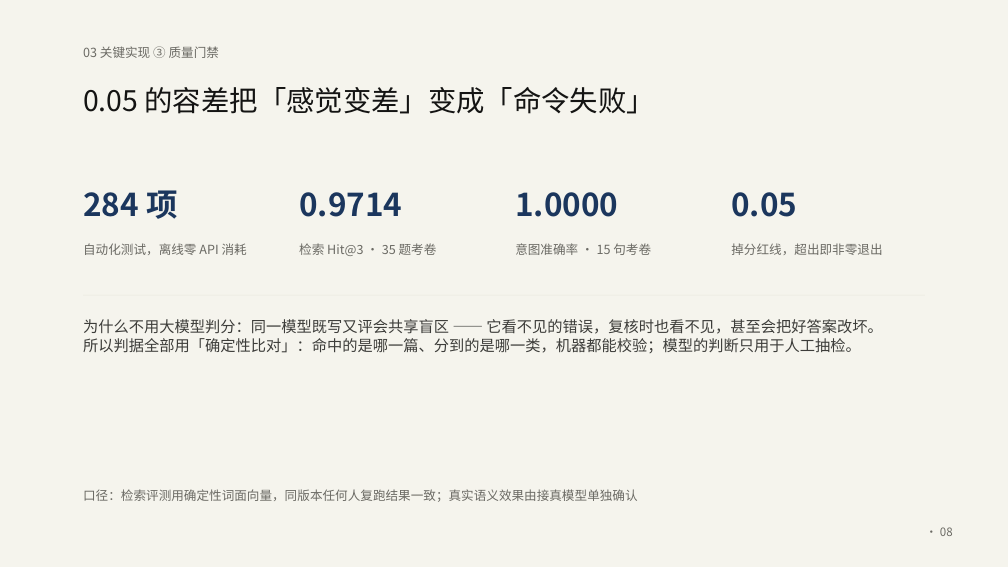
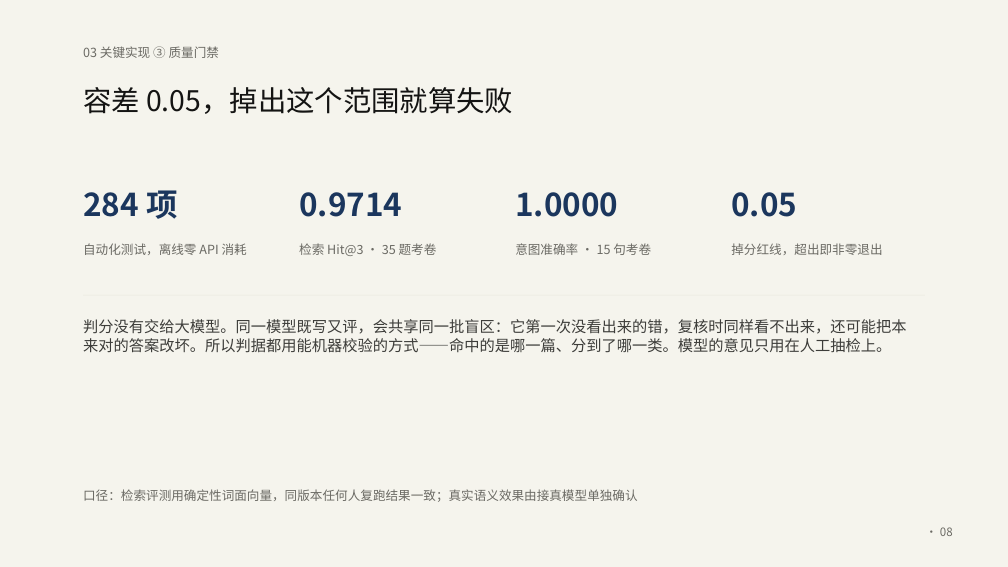
Before and after one commit to Baicaicn23/StudyGraph, a slide deck: slide 8 of docs/作品集/参赛/知迹答辩/知迹答辩.pptx. Drawn at 1008x567 pixels with LibreOffice and Linux fonts; fonts in the diff are those of the drawing. Boxes give left, top, right and bottom in pixels: in the first picture for what was removed or moved away, otherwise in the second. Text is boxed around its words. In the diff, an @@ line names an element or a change of style, - is before the commit and + after.

```diff
--- a/docs/作品集/参赛/知迹答辩/知迹答辩.pptx
+++ b/docs/作品集/参赛/知迹答辩/知迹答辩.pptx
@@ text at (83,87,513,114): text changed @@
-0.05 的容差把「感觉变差」变成「命令失败」
+容差 0.05，掉出这个范围就算失败
@@ text at (83,319,906,353): text changed @@
-为什么不用大模型判分：同一模型既写又评会共享盲区 —— 它看不见的错误，复核时也看不见，甚至会把好答案改坏。
-所以判据全部用「确定性比对」：命中的是哪一篇、分到的是哪一类，机器都能校验；模型的判断只用于人工抽检。
+判分没有交给大模型。同一模型既写又评，会共享同一批盲区：它第一次没看出来的错，复核时同样看不出来，还可能把本来对的答案改坏。所以判据都用能机器校验的方式——命中的是哪一篇、分到了哪一类。模型的意见只用在人工抽检上。
```
Also in this commit, not shown: 10 other slides changed, 2 other files.
